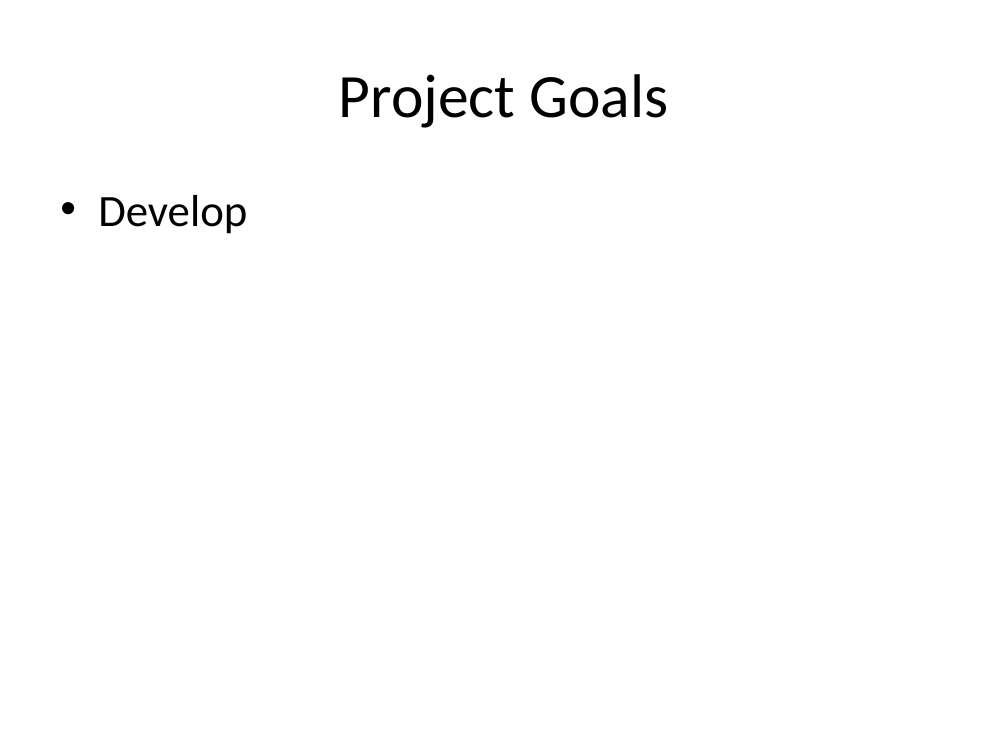
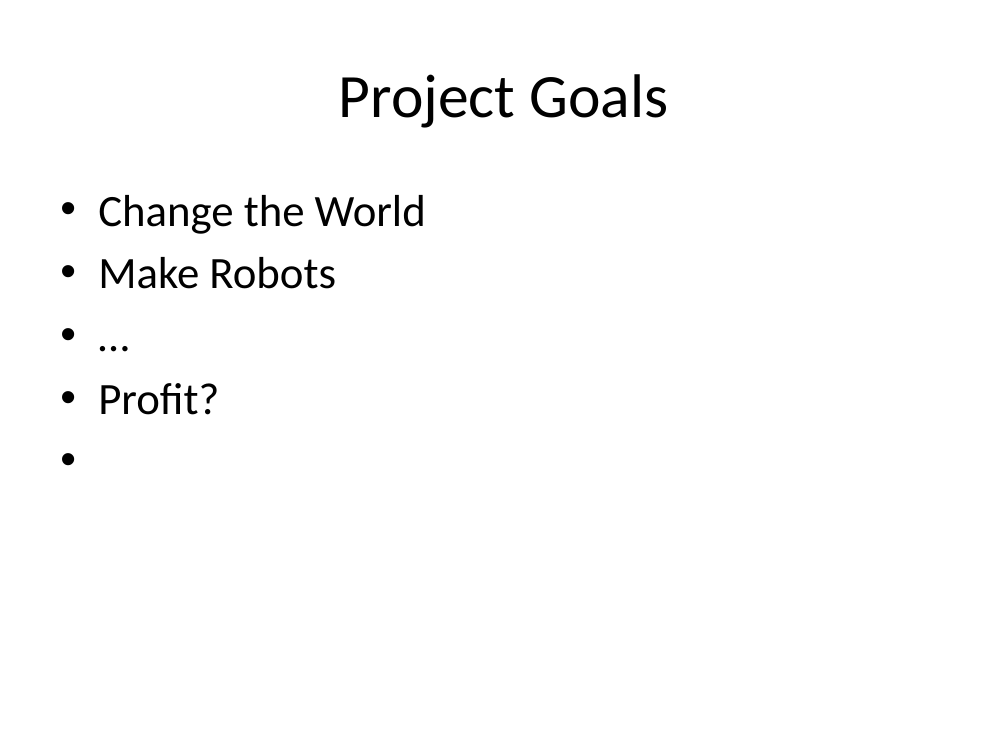
Before and after one commit to AlexJaeger/presfyp, a slide deck: slide 2 of midas/midas_pres.pptx. Drawn at 1008x756 pixels with LibreOffice and Linux fonts; fonts in the diff are those of the drawing. Boxes give left, top, right and bottom in pixels: in the first picture for what was removed or moved away, otherwise in the second. Text is boxed around its words. In the diff, an @@ line names an element or a change of style, - is before the commit and + after.

Commit message:
More STUFF

```diff
--- a/midas/midas_pres.pptx
+++ b/midas/midas_pres.pptx
@@ text at (x1=98, y1=195, x2=426, y2=415): text changed @@
-• Develop
+• Change the World
+• Make Robots
+• …
+• Profit?
```
Also in this commit, not shown: 3 other slides changed, 4 slides added, 2 slides removed.
